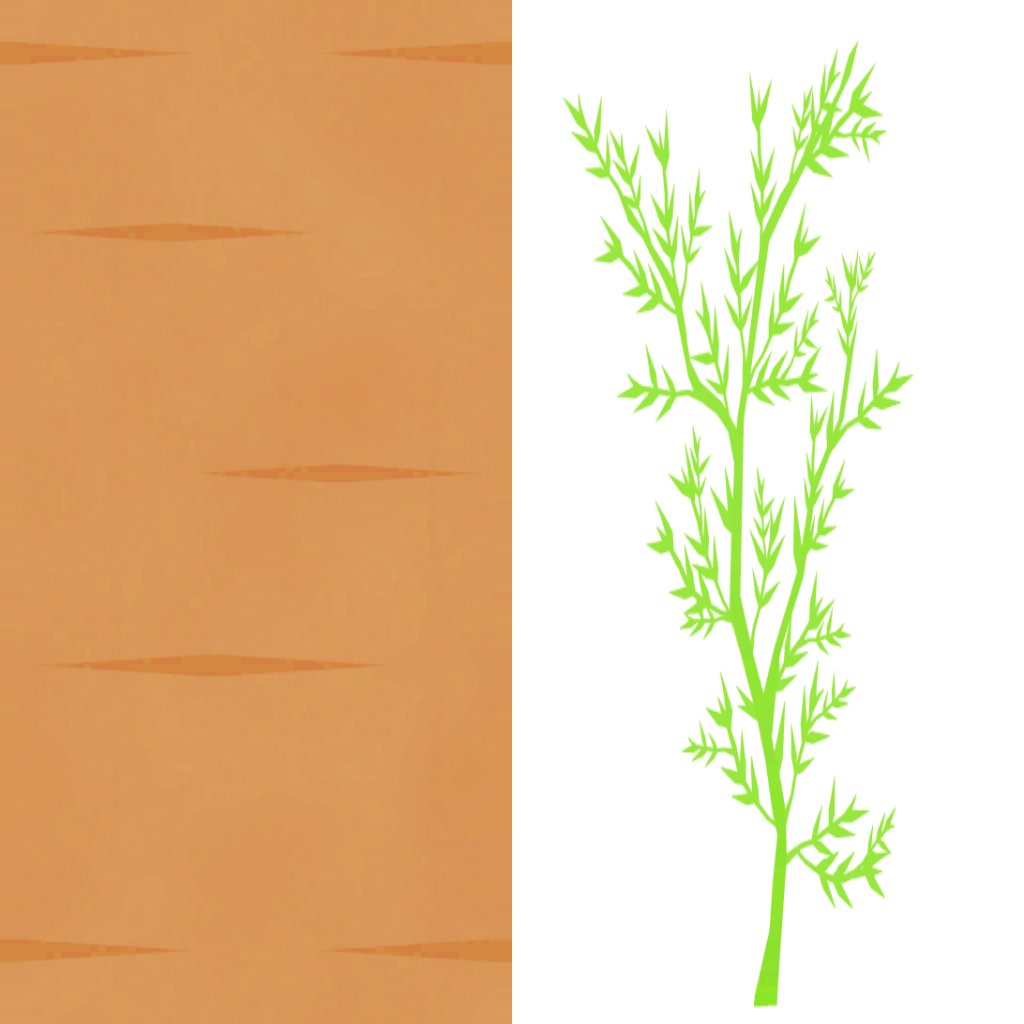
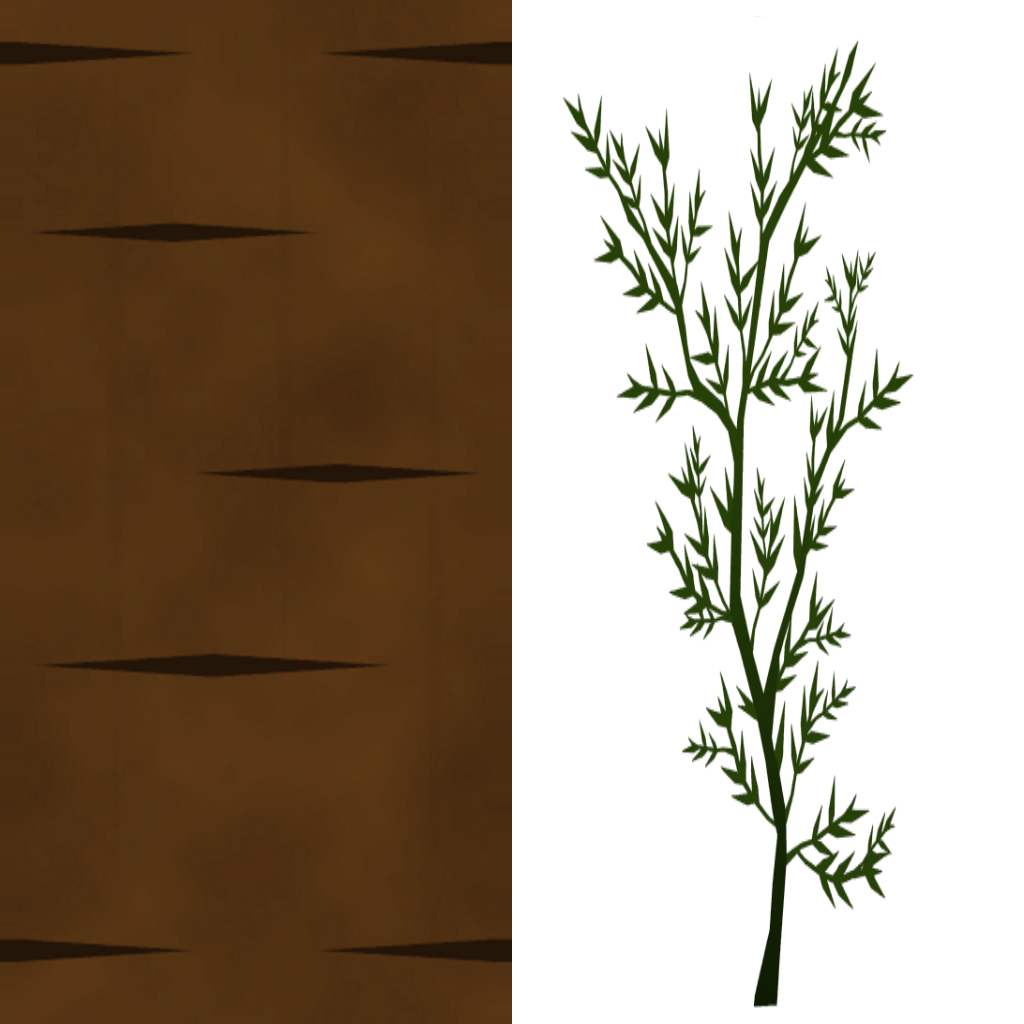
Layered file, before and after one edit (1024px x 1024px). Changes by layer:
hid "diffuse.png 100Brighter" over [0, 0, 914, 1024]
showed "diffuse.png" over [0, 0, 914, 1024]
